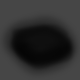
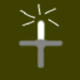
Before/after of a 80 × 80 layered artwork. What changed in the layer stack:
added group "Action" with 29 layers above "Path + Goal" over [0, 0, 80, 80]
added group "Add path" with 1 layers in group "Action" over [17, 3, 64, 69]
added layer "Layer 1" in group "Add path" over [17, 3, 64, 69]
added layer "Base BG" (1st of 2, in "Action") in group "Action" over [0, 0, 80, 80]
hid "Coal" over [0, 8, 80, 80]
renamed "Background" to "Base BG", moved it into group "Path + Goal" over [0, 0, 80, 80]
